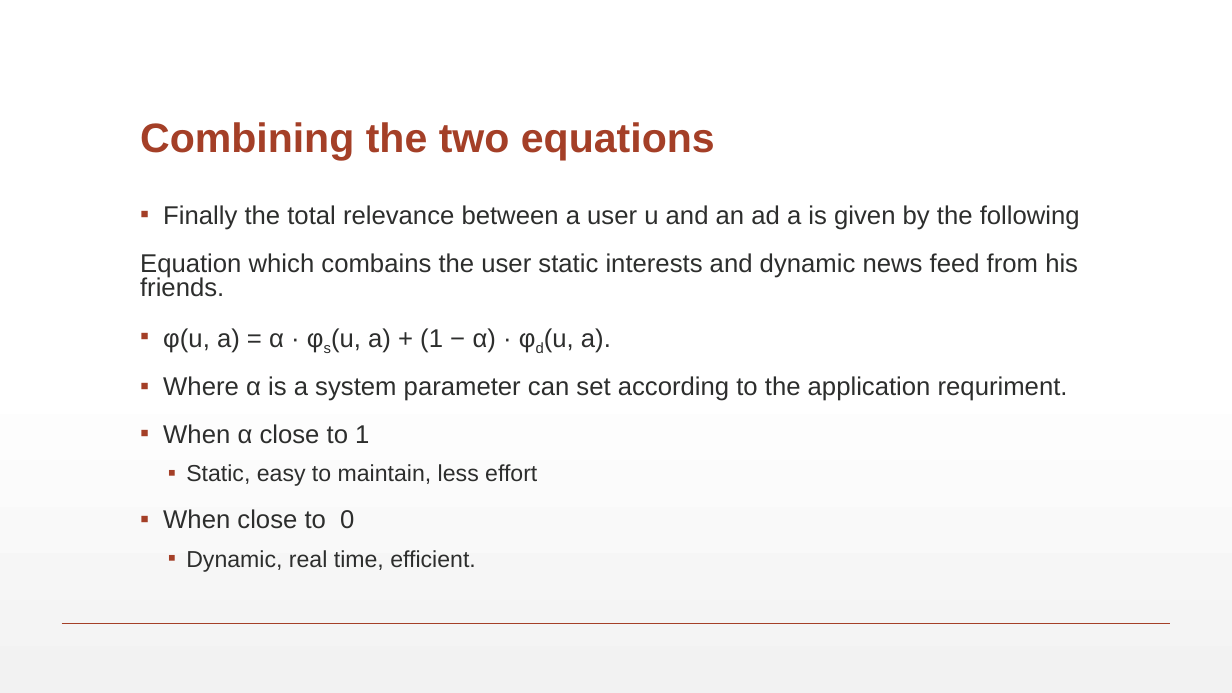
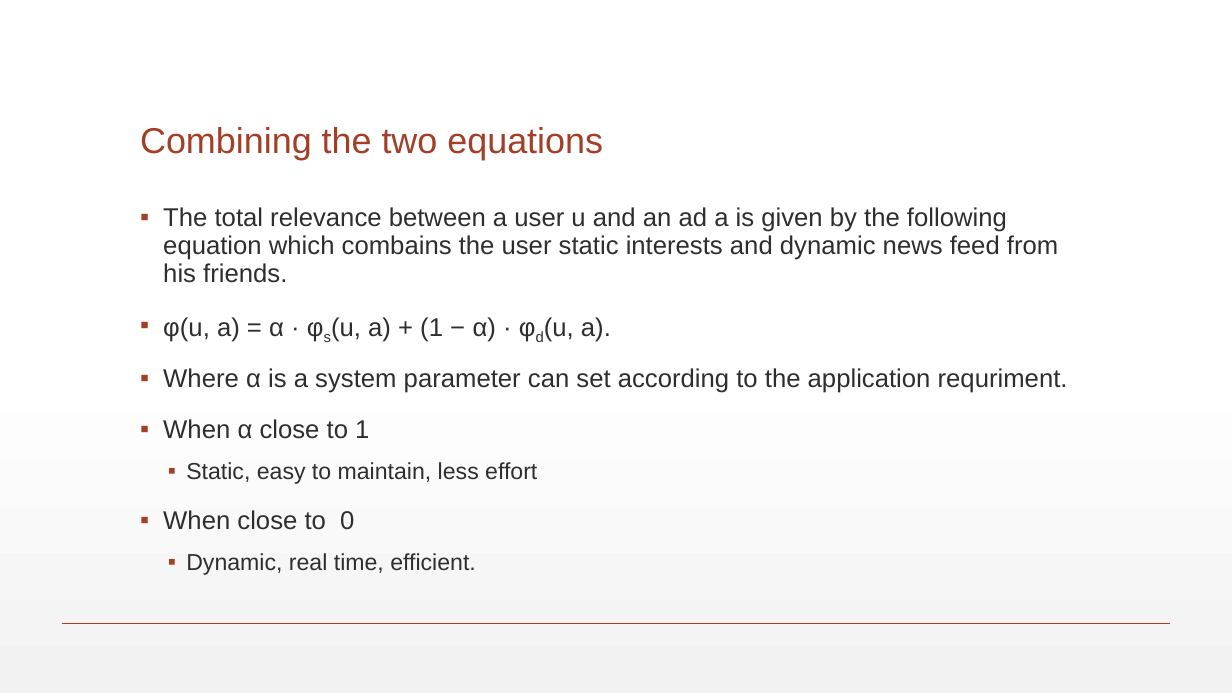
Before and after one commit to maltahan/Seminar, a slide deck: slide 7 of SeminarPresentation.pptx. Drawn at 1232x693 pixels with LibreOffice and Linux fonts; fonts in the diff are those of the drawing. Boxes give left, top, right and bottom in pixels: in the first picture for what was removed or moved away, otherwise in the second. Text is boxed around its words. In the diff, an @@ line names an element or a change of style, - is before the commit and + after.

```diff
--- a/SeminarPresentation.pptx
+++ b/SeminarPresentation.pptx
@@ title "Combining the two equations" at (140,127,603,160): size 32 to 28 pt, bold off @@
@@ text at (163,207,1058,283): text changed @@
-▪ Finally the total relevance between a user u and an ad a is given by the following
-Equation which combains the user static interests and dynamic news feed from his friends.
+▪ The total relevance between a user u and an ad a is given by the following equation which combains the user static interests and dynamic news feed from his friends.
@@ text at (163,317,1068,575): line spacing 0.8 to 0.9 @@
```
Also in this commit, not shown: 10 other slides changed, 3 slides added.
